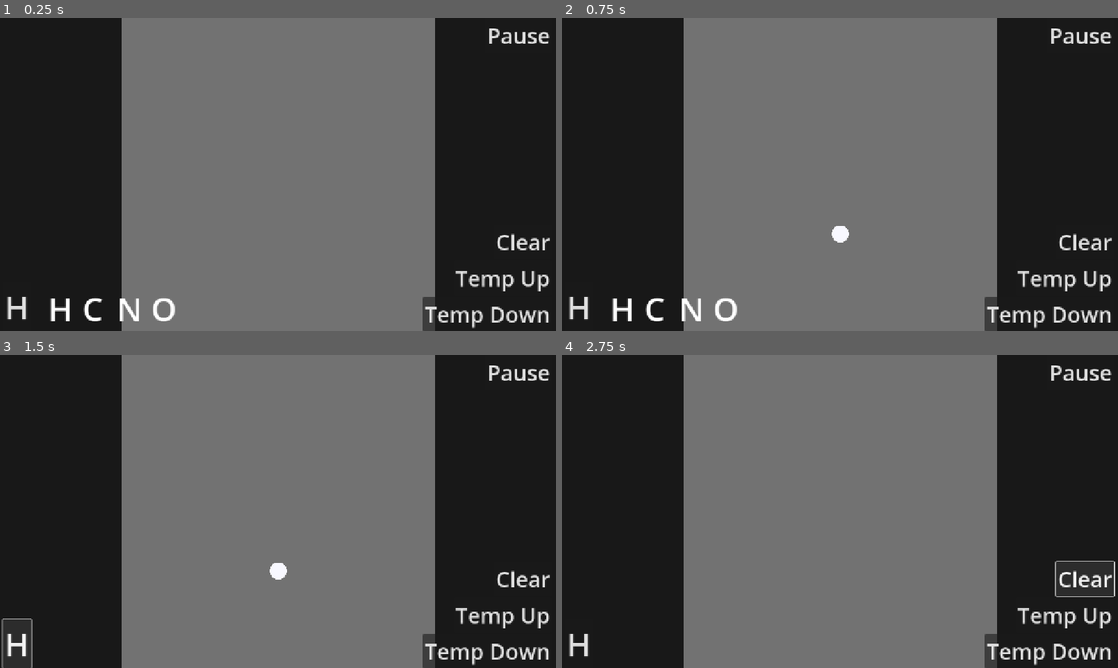
Above: before the commit, frames 1-4 (two rows, left to right).
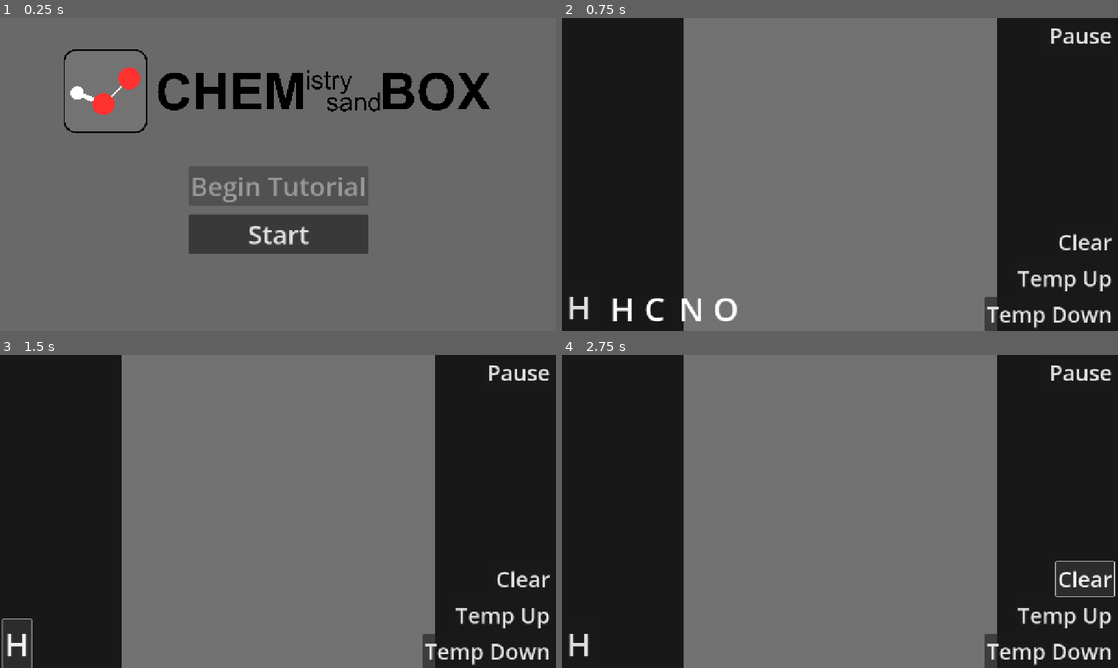
Above: after the commit, the same moments.

Repository: AlienAuthor2054/Chemistry-Sandbox
Game: Godot game, scene res://simulation/main.tscn
Two runs of this game, one before a commit and one after it. Both use one fixed random seed, a clock stepped at 60 frames per second and the inputs below.
Inputs (mouse positions are in pixels of both pictures, inside the frame that each line leads up to):
- Up to frame 1 (0.25 s): no input
- Up to frame 2 (0.75 s): click (840, 233) at 0.5 s, where only the run after the commit has a clickable "Start"
- Up to frame 3 (1.5 s): click "H" at 1.25 s
- Up to frame 4 (2.75 s): click "Clear" at 2 s

The runs differ from the first frame. In frame 1, 54% of the frame differs, in the area x 0-100%, y 0-100%; in frame 2, 0.1%; in frame 3, 0.1%; in frame 4, nothing differs.

Commit message:
Add title screen

Diff:
--- a/project/project.godot
+++ b/project/project.godot
@@ -33,6 +33,10 @@
 window/size/viewport_width=1280
 window/size/viewport_height=720
 window/stretch/mode="canvas_items"
+
+[gui]
+
+timers/tooltip_delay_sec=0.25
 
 [input]
 
--- a/project/simulation/main.gd
+++ b/project/simulation/main.gd
@@ -53,3 +53,6 @@
 			if not event.is_action_pressed("select_hotbar_element_" + str(index + 1), true): continue
 			element_selection_index = index
 			selected_element = elements_possible[element_selection_index]
+	if event.is_action_pressed("ui_cancel"):
+		%TitleScreen.visible = true
+		%Tutorial.visible = false
--- a/project/simulation/main.tscn
+++ b/project/simulation/main.tscn
@@ -1,10 +1,11 @@
-[gd_scene load_steps=10 format=3 uid="uid://demuuu25tlthq"]
+[gd_scene load_steps=11 format=3 uid="uid://demuuu25tlthq"]
 
 [ext_resource type="Script" uid="uid://cc1m1nl8kagxo" path="res://simulation/camera.gd" id="1_0ogwh"]
 [ext_resource type="Script" uid="uid://dk6v4qyap0gnt" path="res://simulation/main.gd" id="1_3ujg2"]
 [ext_resource type="PhysicsMaterial" uid="uid://dfgb2hjec0pw2" path="res://simulation/ideal_physics_material.tres" id="4_d7v1x"]
 [ext_resource type="Script" uid="uid://0q037qqryrcs" path="res://simulation/world.gd" id="5_a8fb5"]
 [ext_resource type="PackedScene" uid="uid://bb1y4weslv1pe" path="res://ui/simulation_ui.tscn" id="5_ctfah"]
+[ext_resource type="PackedScene" uid="uid://38a41v2d17mg" path="res://ui/title_screen.tscn" id="6_5awmp"]
 [ext_resource type="Script" uid="uid://i0nn4tlyt7rl" path="res://simulation/selection.gd" id="7_24ldq"]
 
 [sub_resource type="Gradient" id="Gradient_nnmox"]
@@ -51,6 +52,9 @@
 [node name="SimulationUI" parent="." instance=ExtResource("5_ctfah")]
 unique_name_in_owner = true
 
+[node name="TitleScreen" parent="." instance=ExtResource("6_5awmp")]
+unique_name_in_owner = true
+
 [node name="Selection" type="Area2D" parent="."]
 collision_layer = 16
 collision_mask = 2
--- /dev/null
+++ b/project/ui/title_screen.gd
@@ -0,0 +1,20 @@
+# Chemistry Sandbox
+# Copyright (C) 2025 AlienAuthor2054 & Chemistry Sandbox contributors
+
+# This program is free software: you can redistribute it and/or modify
+# it under the terms of the GNU General Public License as published by
+# the Free Software Foundation, either version 3 of the License, or
+# (at your option) any later version.
+
+# This program is distributed in the hope that it will be useful,
+# but WITHOUT ANY WARRANTY; without even the implied warranty of
+# MERCHANTABILITY or FITNESS FOR A PARTICULAR PURPOSE.  See the
+# GNU General Public License for more details.
+
+# You should have received a copy of the GNU General Public License
+# along with this program.  If not, see <https://www.gnu.org/licenses/>.
+
+extends CanvasLayer
+
+func _on_start_button_pressed() -> void:
+	visible = false
--- /dev/null
+++ b/project/ui/title_screen.tscn
@@ -0,0 +1,58 @@
+[gd_scene load_steps=3 format=3 uid="uid://38a41v2d17mg"]
+
+[ext_resource type="Texture2D" uid="uid://bhdmpsg6kgptm" path="res://img/logo.png" id="1_7xhpk"]
+[ext_resource type="Script" uid="uid://lvng27v7pgm4" path="res://ui/title_screen.gd" id="1_bor1v"]
+
+[node name="TitleScreen" type="CanvasLayer"]
+layer = 2
+script = ExtResource("1_bor1v")
+
+[node name="ColorRect" type="ColorRect" parent="."]
+anchors_preset = 15
+anchor_right = 1.0
+anchor_bottom = 1.0
+grow_horizontal = 2
+grow_vertical = 2
+size_flags_horizontal = 4
+color = Color(0.412153, 0.412152, 0.412152, 1)
+
+[node name="VBoxContainer" type="VBoxContainer" parent="ColorRect"]
+layout_mode = 1
+anchors_preset = -1
+anchor_left = 0.5
+anchor_top = 0.5
+anchor_right = 0.5
+anchor_bottom = 0.5
+offset_left = -20.0
+offset_top = -20.0
+offset_right = 20.0
+offset_bottom = 20.0
+grow_horizontal = 2
+theme_override_constants/separation = 20
+
+[node name="TutorialButton" type="Button" parent="ColorRect/VBoxContainer"]
+layout_mode = 2
+tooltip_text = "Coming soon"
+theme_override_font_sizes/font_size = 60
+disabled = true
+text = "Begin Tutorial"
+
+[node name="StartButton" type="Button" parent="ColorRect/VBoxContainer"]
+layout_mode = 2
+theme_override_font_sizes/font_size = 60
+text = "Start"
+
+[node name="TextureRect" type="TextureRect" parent="ColorRect"]
+layout_mode = 1
+anchors_preset = 5
+anchor_left = 0.5
+anchor_right = 0.5
+offset_left = -504.0
+offset_right = 504.0
+offset_bottom = 336.0
+grow_horizontal = 2
+texture = ExtResource("1_7xhpk")
+expand_mode = 1
+stretch_mode = 5
+
+[connection signal="pressed" from="ColorRect/VBoxContainer/StartButton" to="." method="_on_start_button_pressed"]
Binary file added: project/img/logo.png
Not shown, added: project/img/logo.png.import
Not shown, added: project/ui/title_screen.gd.uid
